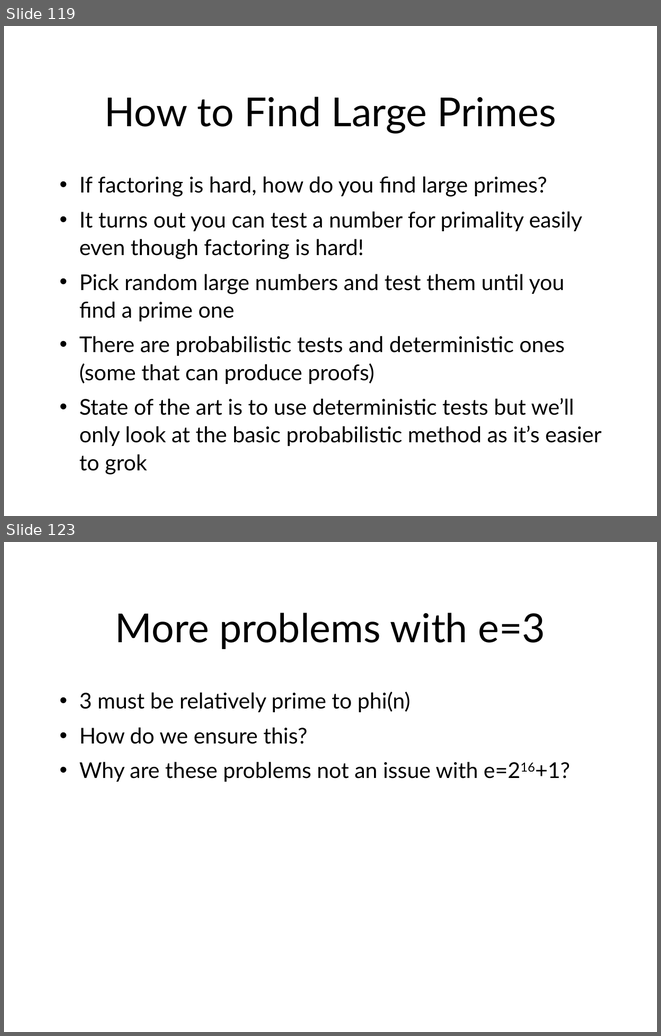
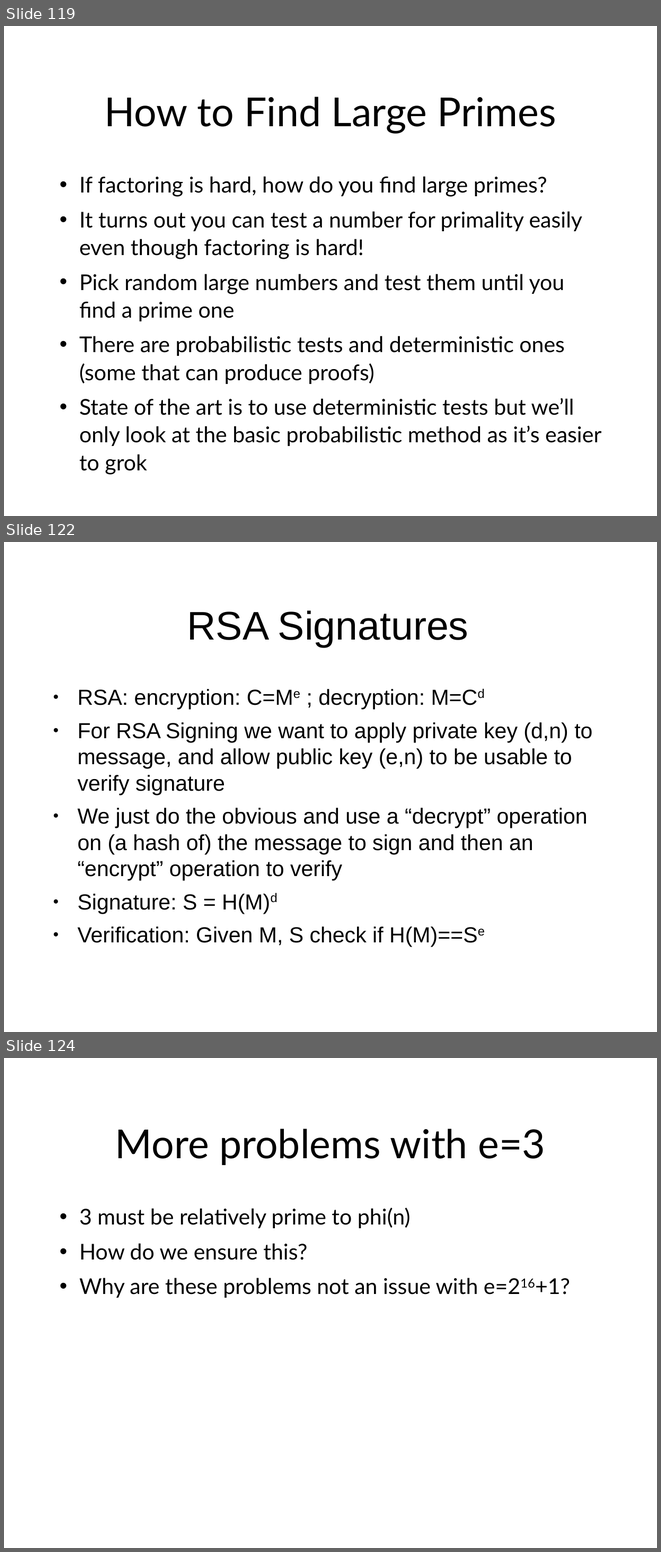
Before and after one commit to sftcd/cs7053, a slide deck: 2021lectures/04-crypto.odp. Shown one above the other, each under a label of ours: slides 119 and 123 before the commit, slides 119, 122 and 124 after it; the slides between them are not shown. The pictures are 661x1036 and 661x1552 pixels, drawn with LibreOffice and Linux fonts; fonts in the diff are those of the drawing. Boxes give left, top, right and bottom in pixels: in the first picture for what was removed or moved away, otherwise in the second. Text is boxed around its words. In the diff, an @@ line names an element or a change of style, - is before the commit and + after.

```diff
--- a/2021lectures/04-crypto.odp
+++ b/2021lectures/04-crypto.odp
@@ slide 122 added at [4, 542, 657, 1032], background #FFFFFF @@
@@ title added at [187, 610, 469, 647], 44 pt, text #000000 @@
+RSA Signatures
@@ text added at [78, 689, 592, 947], 24 pt, text #000000 @@
+● RSA: encryption: C=Me ; decryption: M=Cd
+● For RSA Signing we want to apply private key (d,n) to message, and allow public key (e,n) to be usable to verify signature
+● We just do the obvious and use a “decrypt” operation on (a hash of) the message to sign and then an “encrypt” operation to verify
+● Signature: S = H(M)d
+● Verification: Given M, S check if H(M)==Se
@@ what was slide 123 is now slide 124 @@
```
Also in this commit, not shown: 6 slides changed, 1 slide removed, 2 other files.
